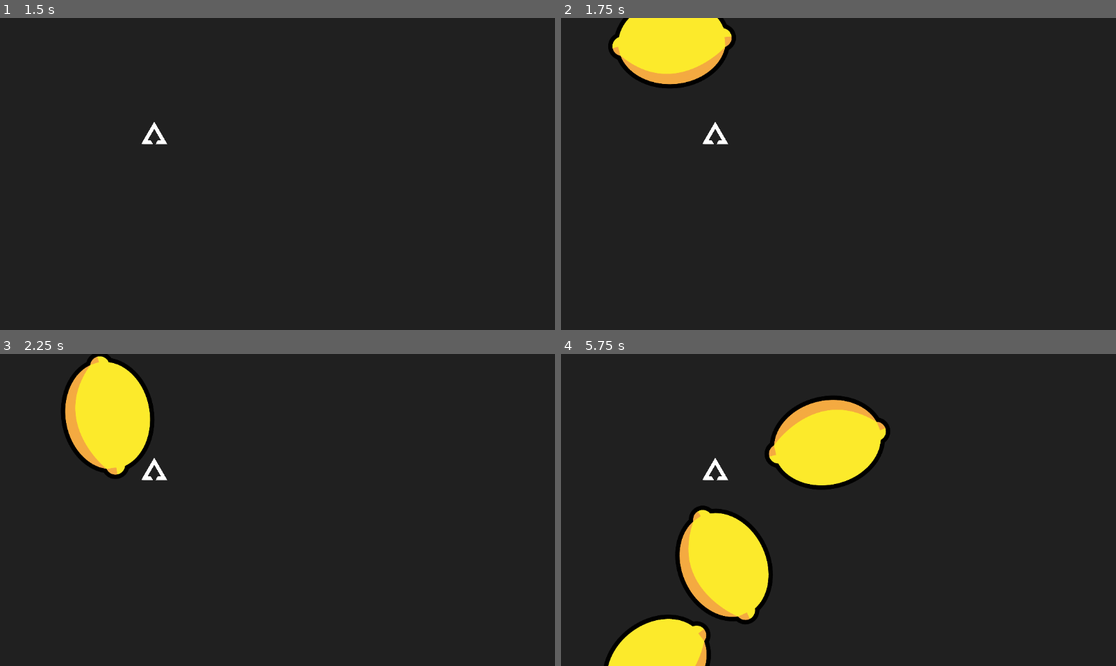
Above: before the commit, frames 1-4 (two rows, left to right).
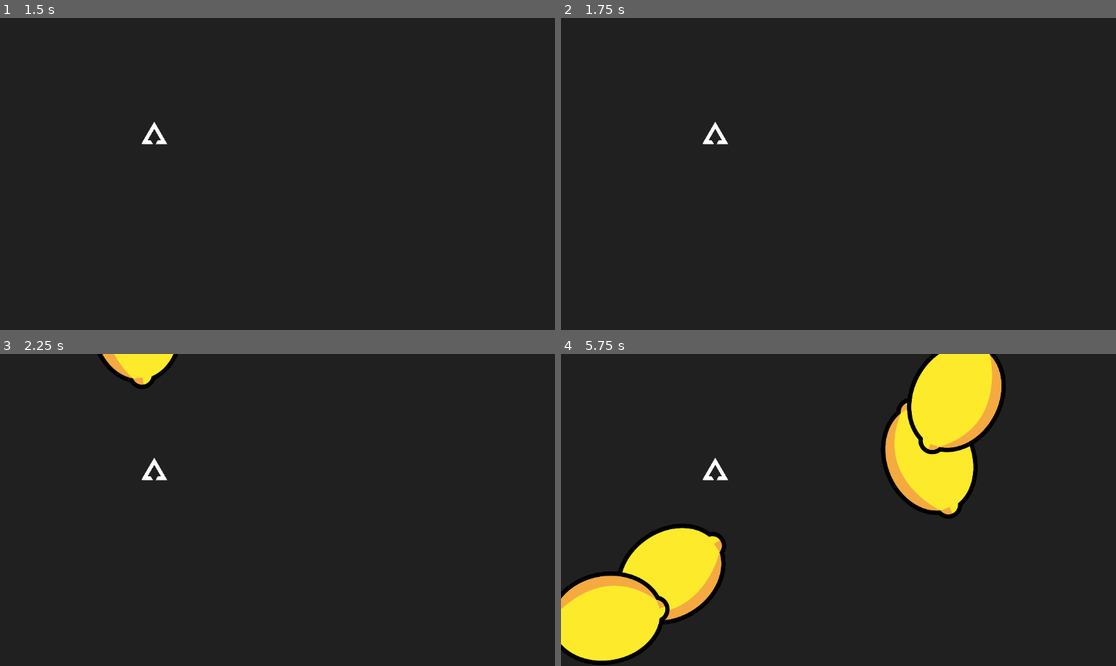
Above: after the commit, the same moments.

Repository: TheVelvetShadow/LemonInvasion
Game: Godot game, scene res://Scenes/main.tscn
The game is run twice, just before and just after one commit, with the same random seed, the same clock (stepped at 60 frames per second) and the same inputs.
Inputs:
- Up to frame 1 (1.5 s): tap Enter at 0.5 s; tap Space at 1.25 s
- Up to frame 2 (1.75 s): no input
- Up to frame 3 (2.25 s): no input
- Up to frame 4 (5.75 s): no input

Frame 1 is identical in both runs. In frame 2, 4.1% of the frame differs, in the area x 8-32%, y 0-23%; in frame 3, 5.6%; in frame 4, 25%, in the area x 0-81%, y 0-100%.

Commit message:
Add Fruit base class, fruit spawner refactor, and lemon explosion animation
- Introduce Fruit base class (fruit.gd/fruit.tscn) with hp, flash, ring
  explosion effect, and virtual _die() hook
- Lemon now extends Fruit and overrides _die() to add god-ray burst effect
- Rename LemonSpawnTimer → SpawnTimer and _on_lemon_spawn_timer_timeout →
  _on_spawn_timer_timeout in preparation for multi-fruit spawning
- Adjust SpawnPath curve so lemons spawn fully off-screen on all edges
- Add TODO.md with project roadmap and tutorial notes

Co-Authored-By: Claude Sonnet 4.6 <noreply@anthropic.com>

Diff:
--- /dev/null
+++ b/Scenes/fruit.tscn
@@ -0,0 +1,9 @@
+[gd_scene format=3 uid="uid://dy5sgs3ws63ak"]
+
+[ext_resource type="Script" uid="uid://bblxme557iht6" path="res://Scripts/fruit.gd" id="1_o20pv"]
+
+[node name="Fruit" type="Node" unique_id=843800003]
+script = ExtResource("1_o20pv")
+rotation_speed = null
+speed = null
+max_hp = null
--- a/Scenes/main.tscn
+++ b/Scenes/main.tscn
@@ -7,9 +7,9 @@
 
 [sub_resource type="Curve2D" id="Curve2D_8gbba"]
 _data = {
-"points": PackedVector2Array(0, 0, 0, 0, 1138, 12, 0, 0, 0, 0, 1144, 630, 0, 0, 0, 0, 0, 639, 0, 0, 0, 0, -1, 14, 0, 0, 0, 0, 937, 17, 0, 0, 0, 0, 1137, 11)
+"points": PackedVector2Array(0, 0, 0, 0, 1393.2466, -166.12488, 0, 0, 0, 0, 1389.3823, 729.8751, 0, 0, 0, 0, -203.62653, 731.58344, 0, 0, 0, 0, -211.35489, -177.22879, 0, 0, 0, 0, 1400.0088, -169.54147)
 }
-point_count = 6
+point_count = 5
 
 [node name="main" type="Node2D" unique_id=1885678982]
 script = ExtResource("1_maingd")
@@ -43,13 +43,15 @@
 polygon = PackedVector2Array(0, 0, -26, 46, 27, 46)
 
 [node name="SpawnPath" type="Path2D" parent="." unique_id=1418251808]
+position = Vector2(-44.2164, 27.492188)
+scale = Vector2(1.0351481, 1.170759)
 curve = SubResource("Curve2D_8gbba")
 
 [node name="SpawnLocation" type="PathFollow2D" parent="SpawnPath" unique_id=1755093025]
-position = Vector2(-0.46419266, 348.87952)
-rotation = -1.5723963
+position = Vector2(233.20813, 731.11505)
+rotation = 3.1405203
 progress = 2052.186
 
-[node name="LemonSpawnTimer" type="Timer" parent="." unique_id=1334385652]
+[node name="SpawnTimer" type="Timer" parent="." unique_id=1334385652]
 
-[connection signal="timeout" from="LemonSpawnTimer" to="." method="_on_lemon_spawn_timer_timeout"]
+[connection signal="timeout" from="SpawnTimer" to="." method="_on_spawn_timer_timeout"]
--- /dev/null
+++ b/Scripts/fruit.gd
@@ -0,0 +1,57 @@
+extends Area2D
+
+class_name Fruit
+
+@export var rotation_speed = 3.0
+@export var speed = 150.0
+@export var max_hp = 3
+
+var velocity = Vector2.ZERO
+var hp: int
+
+func _ready() -> void:
+	hp = max_hp
+	area_entered.connect(_on_area_entered)
+
+func _process(delta: float) -> void:
+	position += velocity * delta
+	rotation += rotation_speed * delta
+
+	# Delete when off screen
+	if not get_viewport_rect().grow(200).has_point(position):
+		queue_free()
+
+# Hit by a bullet
+func _on_area_entered(area: Area2D) -> void:
+	if area.is_in_group("bullets"):
+		area.queue_free()
+		hp -= 1
+		if hp <= 0:
+			_die()
+		else:
+			_flash()
+
+func _die() -> void:
+	_spawn_ring_effect()
+	queue_free()
+
+func _spawn_ring_effect() -> void:
+	var ring = Line2D.new()
+	ring.width = 6.0
+	ring.default_color = Color.WHITE
+	for i in 33:
+		var angle = (float(i) / 32) * TAU
+		ring.add_point(Vector2(cos(angle), sin(angle)) * 30.0)
+	get_parent().add_child(ring)
+	ring.global_position = global_position
+	var tween = ring.create_tween()
+	tween.tween_property(ring, "scale", Vector2(4, 4), 0.4)
+	tween.parallel().tween_property(ring, "modulate:a", 0.0, 0.4)
+	tween.tween_callback(ring.queue_free)
+
+func _flash() -> void:
+	var sprite = $Sprite2D
+	var tween = create_tween()
+	tween.tween_property(sprite, "modulate", Color.WHITE, 0.0)
+	tween.tween_property(sprite, "modulate", Color(10, 10, 10, 1), 0.05)
+	tween.tween_property(sprite, "modulate", Color.WHITE, 0.1)
--- a/Scripts/lemon.gd
+++ b/Scripts/lemon.gd
@@ -1,25 +1,23 @@
-extends Area2D
+extends Fruit
 
 class_name Lemon
 
-@export var lemon_rotation_speed = 3.0
-@export var lemon_speed = 150.0
+func _die() -> void:
+	_spawn_god_rays()
+	super._die()
 
-var velocity = Vector2.ZERO
-
-func _ready() -> void:
-	area_entered.connect(_on_area_entered)
-
-func _process(delta: float) -> void:
-	position += velocity * delta
-	rotation += lemon_rotation_speed * delta
-
-	# Delete when off screen
-	if not get_viewport_rect().grow(200).has_point(position):
-		queue_free()
-
-func _on_area_entered(area: Area2D) -> void:
-	# Hit by a bullet
-	if area.is_in_group("bullets"):
-		area.queue_free()
-		queue_free()
+func _spawn_god_rays() -> void:
+	for i in 10:
+		var ray = Line2D.new()
+		ray.width = 4.0
+		ray.default_color = Color(1, 1, 0.8, 1)
+		var angle = (float(i) / 10) * TAU + randf_range(-0.15, 0.15)
+		var dir = Vector2.RIGHT.rotated(angle)
+		ray.add_point(dir * 20.0)
+		ray.add_point(dir * 20.0)
+		get_parent().add_child(ray)
+		ray.global_position = global_position
+		var tween = ray.create_tween()
+		tween.tween_method(func(p: Vector2): ray.set_point_position(1, p), dir * 20.0, dir * 150.0, 0.35)
+		tween.parallel().tween_property(ray, "modulate:a", 0.0, 0.35)
+		tween.tween_callback(ray.queue_free)
--- a/Scripts/main.gd
+++ b/Scripts/main.gd
@@ -2,22 +2,21 @@
 
 @export var lemon_mob: PackedScene
 @onready var ship = $player
+@export var spawn_weight = 0.75
+
 
 func _ready() -> void:
-	$LemonSpawnTimer.wait_time = 1.5
-	$LemonSpawnTimer.start()
+	$SpawnTimer.wait_time = spawn_weight
+	$SpawnTimer.start()
 
-func _process(delta: float) -> void:
-	pass
-
-func _on_lemon_spawn_timer_timeout() -> void:
-	var lemon_spawn_location = $SpawnPath/SpawnLocation
-	lemon_spawn_location.progress_ratio = randf()
+func _on_spawn_timer_timeout() -> void:
+	var spawn_location = $SpawnPath/SpawnLocation
+	spawn_location.progress_ratio = randf()
 
 	var lemon = lemon_mob.instantiate()
 	add_child(lemon)
-	lemon.position = lemon_spawn_location.position
+	lemon.position = spawn_location.position
 
-	var direction = lemon_spawn_location.rotation + PI / 2
+	var direction = spawn_location.rotation + PI / 2
 	direction += randf_range(-PI / 4, PI / 4)
-	lemon.velocity = Vector2.RIGHT.rotated(direction) * lemon.lemon_speed
+	lemon.velocity = Vector2.RIGHT.rotated(direction) * lemon.speed
Not shown, added: Scripts/fruit.gd.uid
Not shown, added: TODO.md
